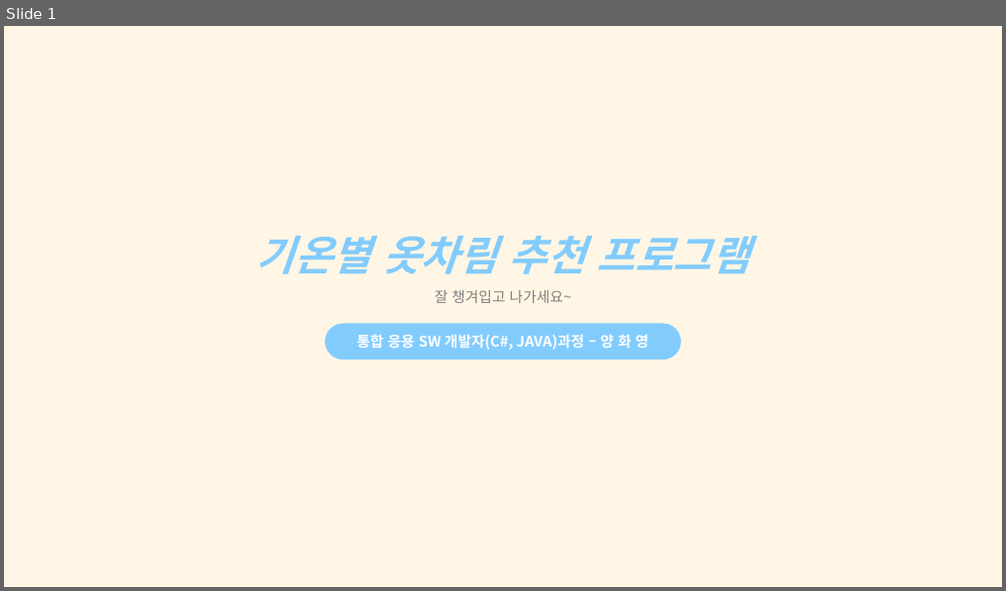
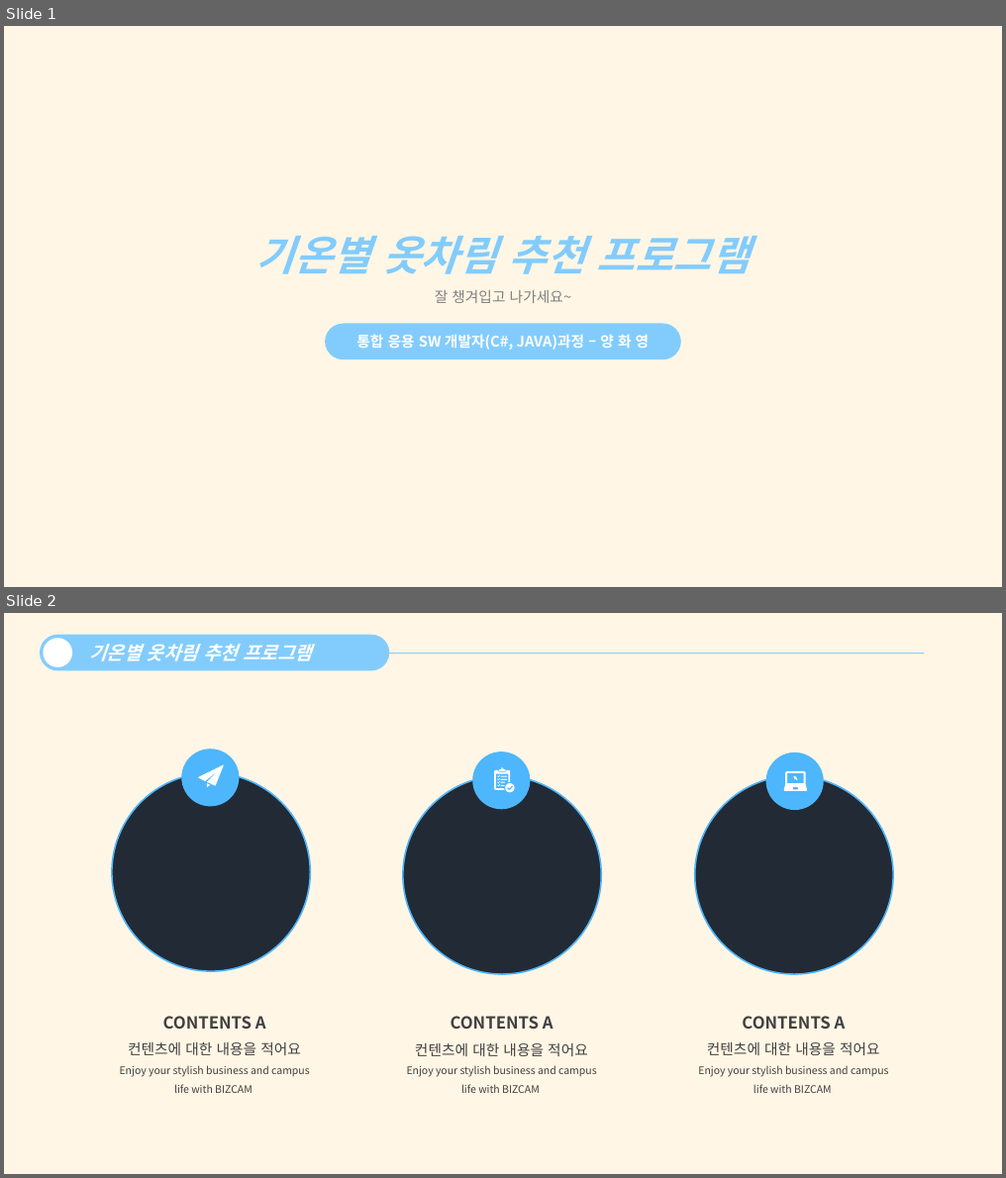
Before and after one commit to galaxy-light/201126-210604, a slide deck: 포트폴리오/C#/날씨 확인 프로그램/기온별 옷차림 추천 프로그램 - 양화영.pptx. Shown one above the other, each under a label of ours: slide 1 before the commit, slides 1 and 2 after it. The pictures are 1006x591 and 1006x1178 pixels, drawn with LibreOffice and Linux fonts; fonts in the diff are those of the drawing. Boxes give left, top, right and bottom in pixels: in the first picture for what was removed or moved away, otherwise in the second. Text is boxed around its words. In the diff, an @@ line names an element or a change of style, - is before the commit and + after.

```diff
--- a/포트폴리오/C#/날씨 확인 프로그램/기온별 옷차림 추천 프로그램 - 양화영.pptx
+++ b/포트폴리오/C#/날씨 확인 프로그램/기온별 옷차림 추천 프로그램 - 양화영.pptx
@@ slide 2 added at [4, 613, 1002, 1174], background #FFF6E5 @@
@@ rounded rectangle added at [40, 635, 389, 671], fill #82CCFD, 18 pt, text #FFFFFF, bold, italic @@
+  기온별 옷차림 추천 프로그램
@@ ellipse added at [43, 638, 72, 666], fill #FFFFFF @@
@@ line added from (364, 653) to (925, 653), #82CCFD 0.5 pt @@
@@ ellipse added at [181, 749, 239, 806], fill #4EB6FC @@
@@ ellipse added at [472, 752, 531, 809], fill #4EB6FC @@
@@ ellipse added at [766, 753, 824, 810], fill #4EB6FC @@
@@ ellipse added at [112, 773, 310, 971], fill #222A35, outline #4EB6FC 1.5 pt @@
@@ freeform shape added at [199, 765, 224, 786], fill #FFFFFF @@
@@ freeform shape added at [207, 783, 211, 787], fill #FFFFFF @@
@@ ellipse added at [403, 776, 601, 974], fill #222A35, outline #4EB6FC 1.5 pt @@
@@ freeform shape added at [494, 768, 515, 792], fill #FFFFFF @@
@@ ellipse added at [695, 776, 893, 974], fill #222A35, outline #4EB6FC 1.5 pt @@
@@ freeform shape added at [784, 771, 807, 791], fill #FFFFFF @@
@@ freeform shape added at [794, 776, 798, 780], fill #FFFFFF @@
@@ text added at [120, 1016, 310, 1093], 10 pt, text #404040 @@
+CONTENTS A
+컨텐츠에 대한 내용을 적어요
+Enjoy your stylish business and campus life with BIZCAM
@@ text added at [407, 1016, 597, 1093], 10 pt, text #404040 @@
+CONTENTS A
+컨텐츠에 대한 내용을 적어요
+Enjoy your stylish business and campus life with BIZCAM
@@ text added at [698, 1016, 889, 1093], 10 pt, text #404040 @@
+CONTENTS A
+컨텐츠에 대한 내용을 적어요
+Enjoy your stylish business and campus life with BIZCAM
```
Also in this commit, not shown: 5 slides changed, 3 other slides added, 2 slides removed, 15 other files.
